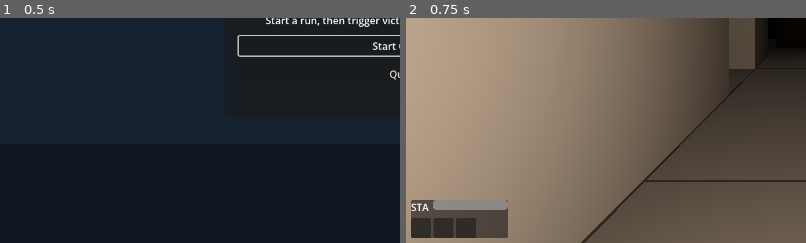
Above: before the commit, frames 1-2 (left to right).
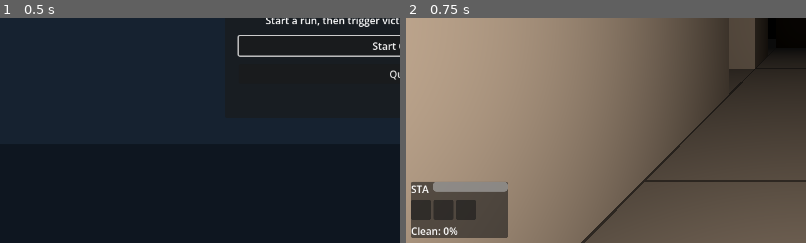
Above: after the commit, the same moments.

Repository: adamico/blobber-godot
Game: Godot game, scene res://scenes/title/title_screen.tscn
Same seed, same stepped clock (60 frames per second), same inputs: the game is played once before the commit and once after it.
Inputs:
- Up to frame 1 (0.5 s): no input
- Up to frame 2 (0.75 s): click "Start Game" at 0.5 s
The pictures show only the part of the screen within x 0-50%, y 50-100%; the shares and areas given below are measured in that part.

Frame 1 is identical in both runs. In frame 2, 4.2% of the frame differs, in the area x 1-26%, y 72-98%.

Commit message:
feat: implement global interaction system for items and hazards with UI score tracking and input support

Diff:
--- a/project.godot
+++ b/project.godot
@@ -70,6 +70,7 @@
 interact={
 "deadzone": 0.2,
 "events": [Object(InputEventKey,"resource_local_to_scene":false,"resource_name":"","device":-1,"window_id":0,"alt_press …(191 unchanged characters)…
+, Object(InputEventJoypadButton,"resource_local_to_scene":false,"resource_name":"","device":-1,"button_index":0,"pressure":0.0,"pressed":false,"script":null)
 ]
 }
 close_overlay={
--- a/scenes/player/player.gd
+++ b/scenes/player/player.gd
@@ -69,7 +69,7 @@
 		return false
 
 	if cmd == GridCommand.Type.INTERACT:
-		return _interact()
+		return interact()
 
 	var executed := execute_command(cmd as GridCommand.Type)
 	if debug_log_input_actions:
@@ -325,7 +325,7 @@
 		_steps_since_last_drain = 0
 
 
-func _interact() -> bool:
+func interact() -> bool:
 	if grid_state == null:
 		return false
 
--- a/scenes/world/entities/receptacle.gd
+++ b/scenes/world/entities/receptacle.gd
@@ -3,6 +3,9 @@
 
 signal item_cleaned(item: ItemData, points: int)
 
+enum Type { DISPOSAL, SMELTER, RITUAL }
+
+@export var receptacle_type: Type = Type.DISPOSAL
 @export var required_property: StringName = &""
 @export var grid_cell: Vector2i = Vector2i.ZERO
 
@@ -36,4 +39,13 @@
 
 func _play_cleanup_feedback() -> void:
 	# Placeholder for future visual/audio feedback
-	print("[Receptacle] Item cleaned!")
+	var msg := "Item cleaned!"
+	match receptacle_type:
+		Type.DISPOSAL:
+			msg = "Item disposed of!"
+		Type.SMELTER:
+			msg = "Item incinerated!"
+		Type.RITUAL:
+			msg = "Item purified!"
+
+	print("[Receptacle] %s" % msg)
--- a/scenes/world/main.gd
+++ b/scenes/world/main.gd
@@ -313,6 +313,20 @@
 	return true
 
 
+func perform_interaction() -> void:
+	if _player == null:
+		return
+
+	# 1. Player-driven entity interaction (pickups, receptacles)
+	var interact_occurred := _player.interact()
+
+	# 2. Module-driven grid interaction (hazards)
+	if not interact_occurred and _hazard_module != null:
+		var facing_vec := GridDefinitions.facing_to_vec2i(_player.grid_state.facing)
+		var target_cell := _player.grid_state.cell + facing_vec
+		_hazard_module.interact(_player, target_cell)
+
+
 func _wire_end_conditions() -> void:
 	if _player == null or _player.movement_controller == null:
 		return
@@ -330,6 +344,7 @@
 
 func _add_hud() -> void:
 	_ui_module.setup_stamina_and_inventory(get_node_or_null("OverlayLayer") as CanvasLayer)
+	_ui_module.refresh_cleanup_score(_level_manager.cleanup_score, _level_manager.max_cleanup_score)
 
 
 func _wire_occupancy() -> void:
@@ -353,6 +368,7 @@
 
 func _on_item_cleaned(_item: ItemData, points: int) -> void:
 	_level_manager.add_cleanup_points(points)
+	_ui_module.refresh_cleanup_score(_level_manager.cleanup_score, _level_manager.max_cleanup_score)
 	print("[Main] Cleanup progress: %.1f/%.1f" % [
 		_level_manager.cleanup_score,
 		_level_manager.max_cleanup_score
--- a/scenes/world/modules/world_composition_orchestrator.gd
+++ b/scenes/world/modules/world_composition_orchestrator.gd
@@ -54,6 +54,7 @@
 		"process_player_action": Callable(world.get("_turn_orchestrator"), "process_player_action"),
 		"on_state_side_effects": Callable(world, "apply_state_side_effects"),
 		"is_gameplay_state_active": Callable(world, "is_gameplay_state_active"),
+		"perform_interaction": Callable(world, "perform_interaction"),
 	}
 
 
@@ -137,6 +138,7 @@
 		ctx["btn_close_overlay"],
 		ctx["toggle_minimap_overlay"],
 		ctx["close_active_overlay"],
+		ctx["perform_interaction"],
 	)
 
 	event_router_orchestrator.configure(
--- a/scenes/world/modules/world_hazard_module.gd
+++ b/scenes/world/modules/world_hazard_module.gd
@@ -4,9 +4,9 @@
 @export var hazardous_cells: Dictionary = { } # Vector2i -> StringName (type)
 
 
-func evaluate_hazard(player: Player, cell: Vector2i) -> bool:
+func interact(player: Player, cell: Vector2i) -> bool:
 	if not hazardous_cells.has(cell):
-		return true
+		return false
 
 	var hazard_type = hazardous_cells[cell]
 	var required_prop = _get_counter_property(hazard_type)
@@ -22,9 +22,20 @@
 		# Hazard defused
 		hazardous_cells.erase(cell)
 		print("[Hazard] Defused %s at %s" % [hazard_type, cell])
+		_play_defusal_feedback()
 		return true
 
-	# Hazard triggered
+	print("[Hazard] Cannot defuse %s without property: %s" % [hazard_type, required_prop])
+	return false
+
+
+func evaluate_hazard(player: Player, cell: Vector2i) -> bool:
+	if not hazardous_cells.has(cell):
+		return true
+
+	var hazard_type = hazardous_cells[cell]
+
+	# Hazard triggered because it wasn't defused actively
 	print("[Hazard] Triggered %s at %s" % [hazard_type, cell])
 	if player.stats != null:
 		player.stats.drain_stamina(1)
@@ -40,3 +51,8 @@
 			return &"neutralizer"
 		_:
 			return &"none"
+
+
+func _play_defusal_feedback() -> void:
+	# Placeholder for future visual/audio feedback
+	print("[Hazard] Interaction successful: Hazard neutralized.")
--- a/scenes/world/modules/world_input_orchestrator.gd
+++ b/scenes/world/modules/world_input_orchestrator.gd
@@ -7,6 +7,7 @@
 
 var _toggle_minimap_fn: Callable
 var _close_overlay_fn: Callable
+var _interact_fn: Callable
 
 
 func configure(
@@ -14,11 +15,13 @@
 		btn_close_overlay: Button,
 		toggle_minimap_fn: Callable,
 		close_overlay_fn: Callable,
+		interact_fn: Callable = Callable(),
 ) -> void:
 	_btn_toggle_minimap = btn_toggle_minimap
 	_btn_close_overlay = btn_close_overlay
 	_toggle_minimap_fn = toggle_minimap_fn
 	_close_overlay_fn = close_overlay_fn
+	_interact_fn = interact_fn
 
 
 func wire_overlay_controls() -> void:
@@ -42,4 +45,9 @@
 		_close_overlay_fn.call()
 		return true
 
+	if event.is_action_pressed("interact"):
+		if _interact_fn.is_valid():
+			_interact_fn.call()
+			return true
+
 	return false
--- a/scenes/world/modules/world_ui_module.gd
+++ b/scenes/world/modules/world_ui_module.gd
@@ -8,6 +8,7 @@
 var _btn_close_overlay: Button
 var _stamina_bar: ProgressBar
 var _slot_container: HBoxContainer
+var _cleanup_label: Label
 var _show_minimap := false
 var _inventory: Inventory
 
@@ -65,6 +66,12 @@
 	hbox_inv.add_theme_constant_override("separation", 4)
 	vbox.add_child(hbox_inv)
 	_slot_container = hbox_inv
+
+	var lbl_clean := Label.new()
+	lbl_clean.name = "CleanupLabel"
+	lbl_clean.text = "Clean: 0%"
+	vbox.add_child(lbl_clean)
+	_cleanup_label = lbl_clean
 
 	overlay_layer.add_child(panel)
 
@@ -132,6 +139,13 @@
 		_btn_close_overlay.disabled = not overlay_open
 
 
+func refresh_cleanup_score(score: float, max_score: float) -> void:
+	if _cleanup_label == null:
+		return
+	var pct := (score / max_score) * 100.0
+	_cleanup_label.text = "Clean: %d%%" % int(pct)
+
+
 func _on_stamina_changed(_old_stamina: int, new_stamina: int) -> void:
 	if _stamina_bar == null:
 		return
--- /dev/null
+++ b/tests/test_day3_interactions.gd
@@ -0,0 +1,85 @@
+extends GutTest
+
+const PLAYER_SCENE := preload("res://scenes/player/player.tscn")
+const MESS_ITEM_SCENE := preload("res://scenes/world/entities/mess_item.gd")
+const RECEPTACLE_SCENE := preload("res://scenes/world/entities/receptacle.gd")
+
+func _spawn_player() -> Player:
+	var player := PLAYER_SCENE.instantiate() as Player
+	add_child_autofree(player)
+	return player
+
+func _make_item(item_name: String, properties: Array[StringName] = []) -> ItemData:
+	var item := ItemData.new()
+	item.item_name = item_name
+	item.properties = properties
+	return item
+
+func test_pickup_mess_item() -> void:
+	var player := _spawn_player()
+	var item_data := _make_item("Biohazard", [&"volatile"])
+
+	var mess := MessItem.new()
+	mess.item_data = item_data
+	mess.grid_cell = Vector2i(0, -1)
+	add_child_autofree(mess)
+
+	# Facing North, (0,0) -> (0,-1)
+	player.grid_state.cell = Vector2i(0, 0)
+	player.grid_state.facing = GridDefinitions.Facing.NORTH
+
+	assert_eq(player.inventory.size(), 0)
+	assert_true(player.interact())
+	assert_eq(player.inventory.size(), 1)
+	assert_eq(player.inventory.get_items()[0].item_name, "Biohazard")
+	assert_true(mess.is_queued_for_deletion())
+
+func test_receptacle_cleanup() -> void:
+	var player := _spawn_player()
+	var item_data := _make_item("Trash", [&"flammable"])
+	player.add_item(item_data)
+
+	var receptacle := Receptacle.new()
+	receptacle.receptacle_type = Receptacle.Type.SMELTER
+	receptacle.required_property = &"flammable"
+	receptacle.grid_cell = Vector2i(0, -1)
+	add_child_autofree(receptacle)
+
+	player.grid_state.cell = Vector2i(0, 0)
+	player.grid_state.facing = GridDefinitions.Facing.NORTH
+
+	watch_signals(receptacle)
+
+	assert_eq(player.inventory.size(), 1)
+	assert_true(player.interact())
+	assert_eq(player.inventory.size(), 0)
+	assert_signal_emitted(receptacle, "item_cleaned")
+
+func test_active_hazard_defusal() -> void:
+	var player := _spawn_player()
+	var counter_item := _make_item("Water Potion", [&"wet"])
+	player.add_item(counter_item)
+
+	var hazard_module := WorldHazardModule.new()
+	hazard_module.hazardous_cells[Vector2i(0, -1)] = &"volatile"
+	add_child_autofree(hazard_module)
+
+	player.grid_state.cell = Vector2i(0, 0)
+	player.grid_state.facing = GridDefinitions.Facing.NORTH
+
+	# We simulate the Main.gd interaction logic here
+	var target_cell = Vector2i(0, -1)
+	assert_true(hazard_module.interact(player, target_cell))
+	assert_false(hazard_module.hazardous_cells.has(target_cell))
+
+func test_undefused_hazard_triggers_penalty() -> void:
+	var player := _spawn_player()
+	player.stats.stamina = 5
+
+	var hazard_module := WorldHazardModule.new()
+	hazard_module.hazardous_cells[Vector2i(0, 1)] = &"corrosive"
+	add_child_autofree(hazard_module)
+
+	# If we just move into it without defusing
+	assert_false(hazard_module.evaluate_hazard(player, Vector2i(0, 1)))
+	assert_eq(player.stats.stamina, 4)
Not shown, added: tests/test_day3_interactions.gd.uid
